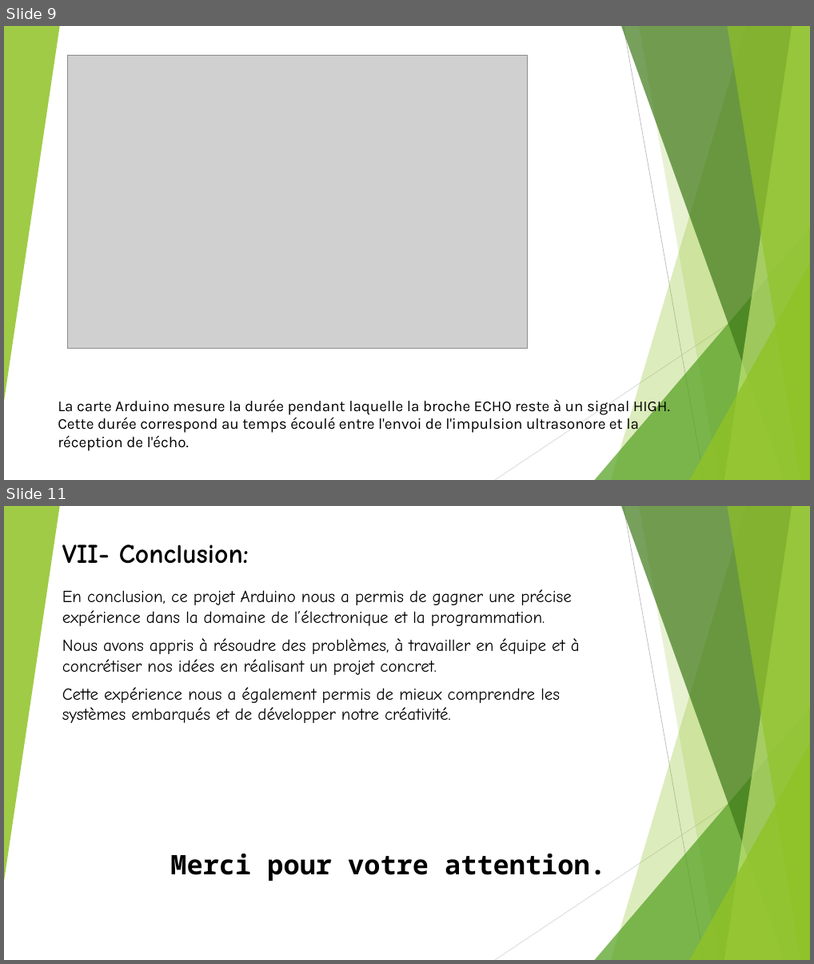
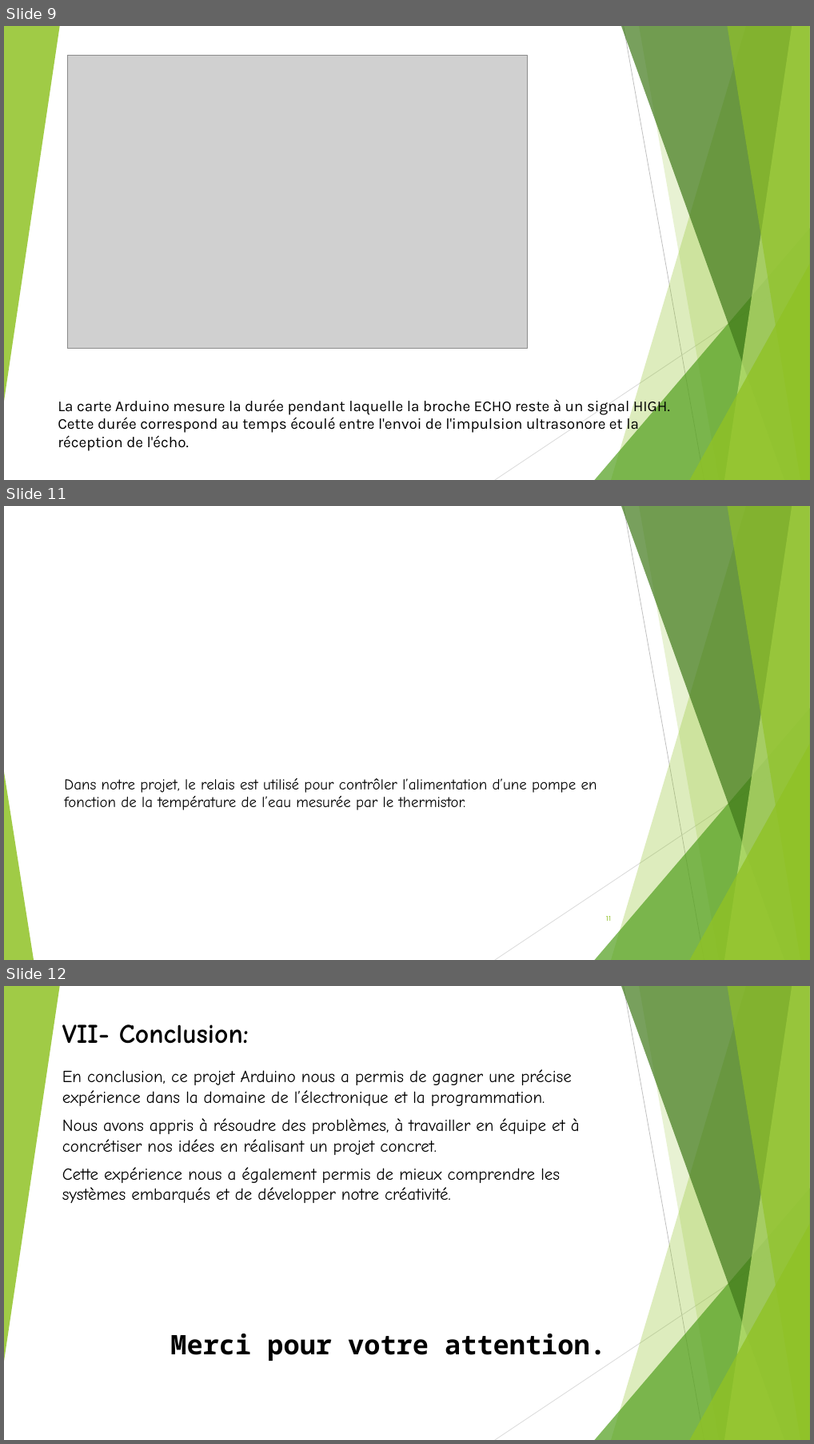
Before and after one commit to OussamaTeyib/Projet-S5_2024, a slide deck: Rapport du Projet GEM S5.pptx. Shown one above the other, each under a label of ours: slides 9 and 11 before the commit, slides 9, 11 and 12 after it; the slides between them are not shown. The pictures are 814x964 and 814x1444 pixels, drawn with LibreOffice and Linux fonts; fonts in the diff are those of the drawing; grey boxes stand for pictures. Boxes give left, top, right and bottom in pixels: in the first picture for what was removed or moved away, otherwise in the second. Text is boxed around its words. In the diff, an @@ line names an element or a change of style, - is before the commit and + after.

```diff
--- a/Rapport du Projet GEM S5.pptx
+++ b/Rapport du Projet GEM S5.pptx
@@ slide 11 added at (4, 506, 810, 960), background #FFFFFF; not listed: 9 template elements that a slide beside it also shows @@
@@ triangle added at (4, 772, 34, 960), fill #90C226 at 85% opacity @@
@@ title added at (64, 778, 598, 810), 18 pt, text #000000 @@
+Dans notre projet, le relais est utilisé pour contrôler l’alimentation d’une pompe en fonction de la température de l’eau mesurée par le thermistor.
@@ page number added at (606, 916, 611, 920), 9 pt, text #90C226 @@
+11
@@ what was slide 11 is now slide 12 @@
```
Also in this commit, not shown: 3 slides changed.
